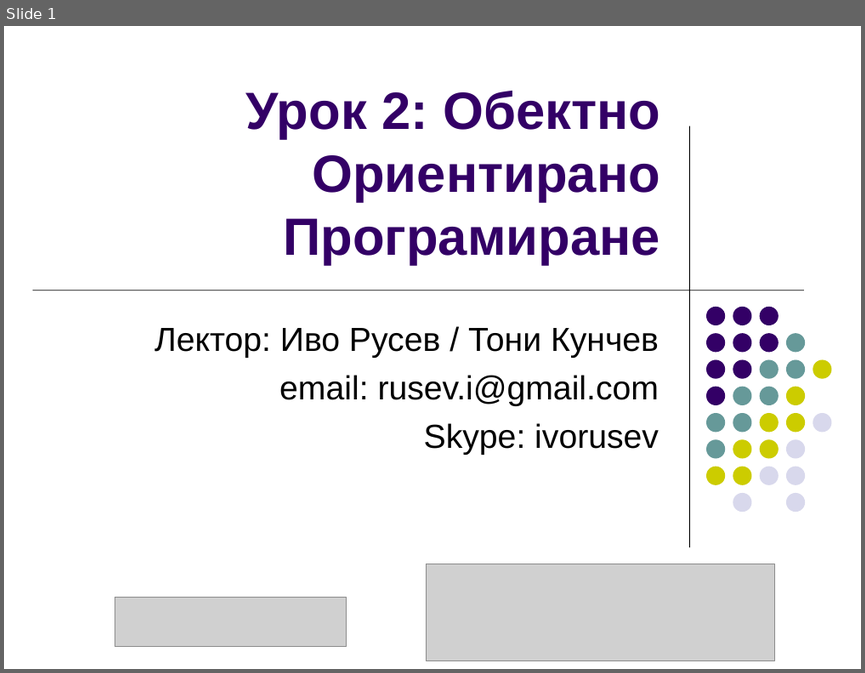
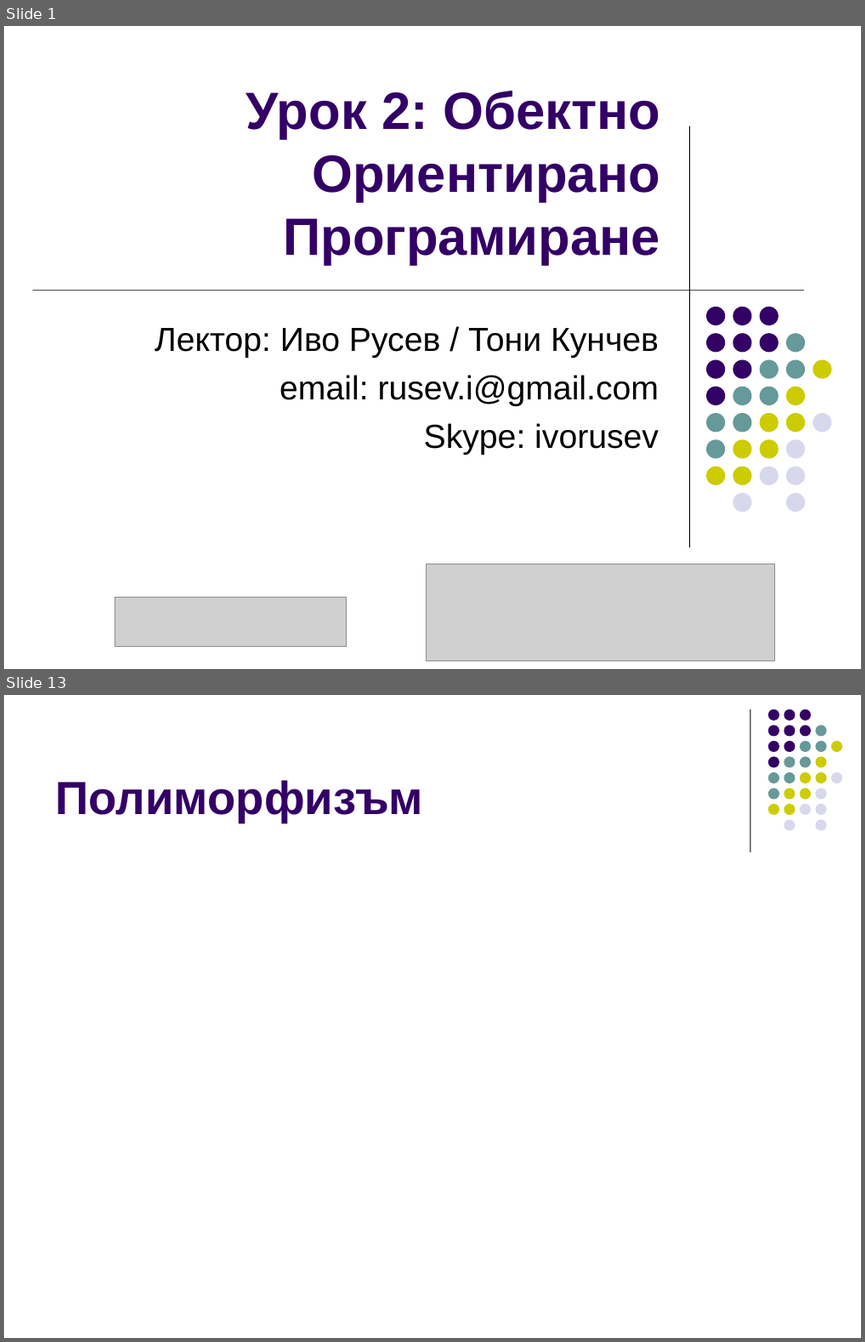
Before and after one commit to ivorusev/startup-factory-java-course, a slide deck: 2-OOP.ppt. Shown one above the other, each under a label of ours: slide 1 before the commit, slides 1 and 13 after it; the slides between them are not shown. The pictures are 865x673 and 865x1342 pixels, drawn with LibreOffice and Linux fonts; fonts in the diff are those of the drawing; grey boxes stand for pictures. Boxes give left, top, right and bottom in pixels: in the first picture for what was removed or moved away, otherwise in the second. Text is boxed around its words. In the diff, an @@ line names an element or a change of style, - is before the commit and + after.

```diff
--- a/2-OOP.ppt
+++ b/2-OOP.ppt
@@ slide 13 added at (x1=4, y1=695, x2=861, y2=1338), background #FFFFFF @@
@@ line added from (750, 709) to (750, 851), #000000 0.74 pt @@
@@ title added at (x1=55, y1=780, x2=423, y2=823), 39 pt, text #330066, bold @@
+Полиморфизъм
@@ group added at (x1=768, y1=709, x2=842, y2=830): 31 ellipses @@
```
Also in this commit, not shown: 4 slides changed, 8 other slides added.
